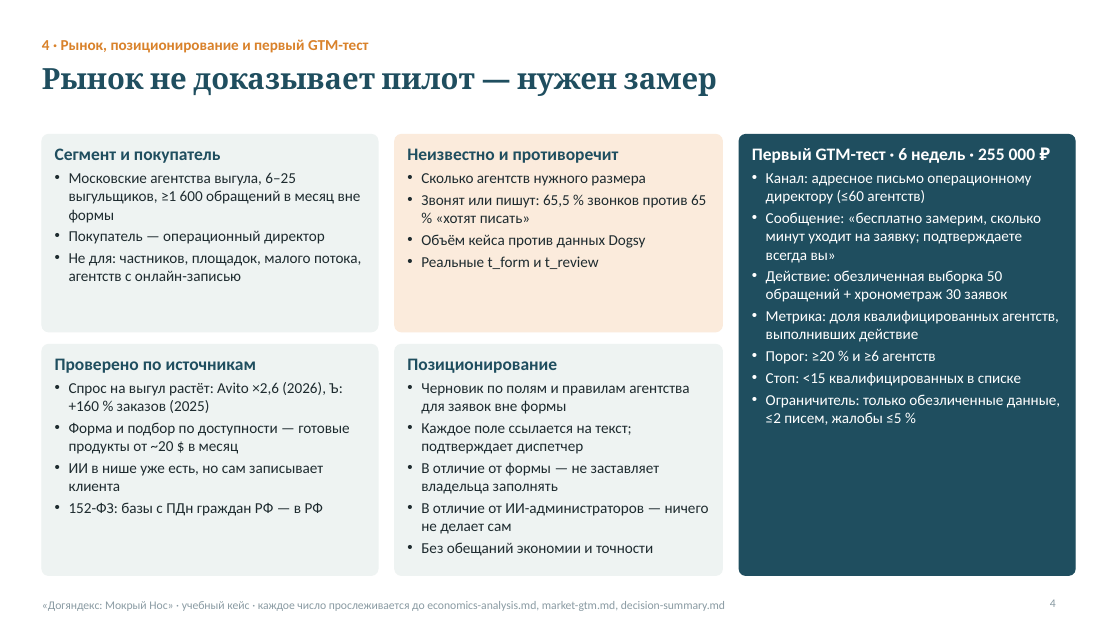
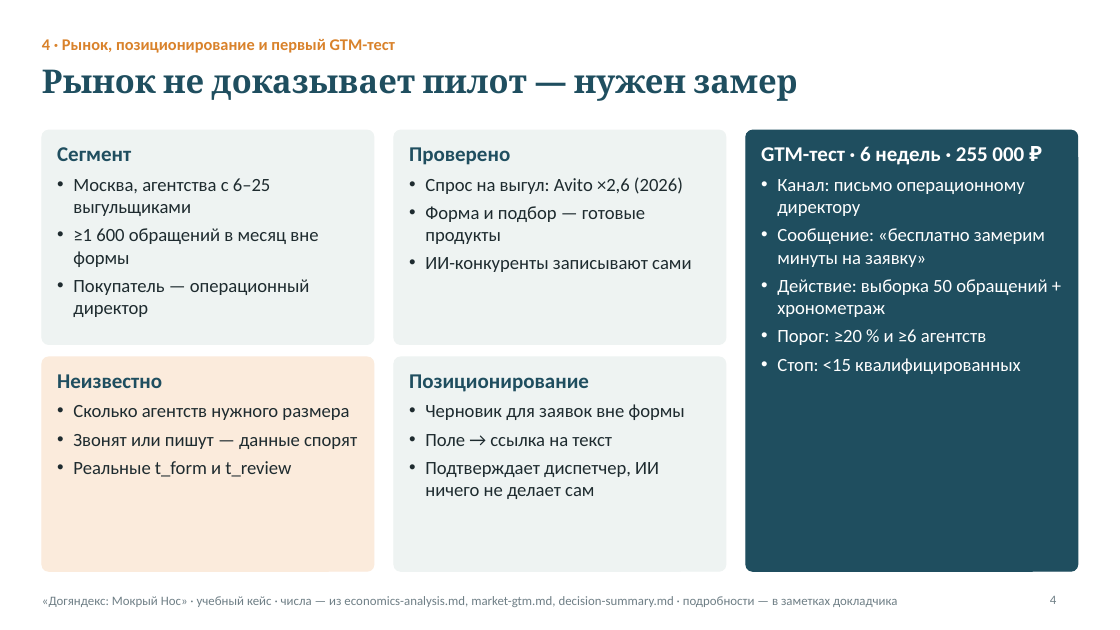
Before and after one commit to gs-hall/ai-tools-for-pdm-4-project, a slide deck: slide 4 of mokry-nos/presentation.pptx. Drawn at 1120x630 pixels with LibreOffice and Linux fonts; fonts in the diff are those of the drawing. Boxes give left, top, right and bottom in pixels: in the first picture for what was removed or moved away, otherwise in the second. Text is boxed around its words. In the diff, an @@ line names an element or a change of style, - is before the commit and + after.

```diff
--- a/mokry-nos/presentation.pptx
+++ b/mokry-nos/presentation.pptx
@@ text "4 · Рынок, позиционирование и ..." at (x1=42, y1=39, x2=395, y2=53): size 13 to 14 pt @@
@@ text "Рынок не доказывает пилот — ..." at (x1=42, y1=69, x2=798, y2=101): size 25 to 28 pt @@
@@ rounded rectangle resized from (x1=42, y1=134, x2=378, y2=332) to (x1=42, y1=130, x2=374, y2=344) @@
@@ text at (x1=57, y1=147, x2=318, y2=267): text changed; size 13 to 16 pt @@
-Сегмент и покупатель
-• Московские агентства выгула, 6–25 выгульщиков, ≥1 600 обращений в месяц вне формы
+Сегмент
+• Москва, агентства с 6–25 выгульщиками
+• ≥1 600 обращений в месяц вне формы
@@ rounded rectangle resized from (x1=42, y1=344, x2=378, y2=576) to (x1=394, y1=130, x2=726, y2=344) @@
@@ text at (x1=409, y1=147, x2=691, y2=272): text changed; size 13 to 16 pt @@
-Проверено по источникам
-• Спрос на выгул растёт: Avito ×2,6 (2026), Ъ: +160 % заказов (2025)
-• Форма и подбор по доступности — готовые продукты от ~20 $ в месяц
-• ИИ в нише уже есть, но сам записывает клиента
-• 152-ФЗ: базы с ПДн граждан РФ — в РФ
+Проверено
+• Спрос на выгул: Avito ×2,6 (2026)
+• Форма и подбор — готовые продукты
+• ИИ-конкуренты записывают сами
@@ rounded rectangle resized from (x1=739, y1=134, x2=1075, y2=576) to (x1=746, y1=130, x2=1078, y2=571) @@
@@ text at (x1=761, y1=146, x2=1047, y2=317): text changed; size 13 to 16 pt @@
-Первый GTM-тест · 6 недель · 255 000 ₽
-• Канал: адресное письмо операционному директору (≤60 агентств)
-• Сообщение: «бесплатно замерим, сколько минут уходит на заявку; подтверждаете всегда вы»
-• Действие: обезличенная выборка 50 обращений + хронометраж 30 заявок
-• Метрика: доля квалифицированных агентств, выполнивших действие
+GTM-тест · 6 недель · 255 000 ₽
+• Канал: письмо операционному директору
+• Сообщение: «бесплатно замерим минуты на заявку»
+• Действие: выборка 50 обращений + хронометраж
@@ text "GTM-тест · 6 недель · ..." moved from (x1=752, y1=148, x2=1060, y2=425) to (x1=761, y1=146, x2=1047, y2=374) @@
@@ text at (x1=69, y1=253, x2=361, y2=281): paragraph removed @@
-• Не для: частников, площадок, малого потока, агентств с онлайн-записью
@@ text at (x1=73, y1=279, x2=310, y2=317): size 13 to 16 pt in "Покупатель — операционный директор"; indent changed; more space between paragraphs @@
@@ text at (x1=777, y1=329, x2=986, y2=345): size 13 to 16 pt in "Порог: ≥20 % и ≥6 агентств"; indent changed; more space between paragraphs @@
@@ proportions changed in 4 elements at (x1=394, y1=357, x2=726, y2=571), (x1=42, y1=130, x2=374, y2=344), (x1=394, y1=130, x2=726, y2=344), (x1=42, y1=357, x2=374, y2=571) @@
@@ rounded rectangle resized from (x1=395, y1=134, x2=723, y2=332) to (x1=42, y1=357, x2=374, y2=571) @@
@@ rounded rectangle resized from (x1=395, y1=344, x2=723, y2=576) to (x1=394, y1=357, x2=726, y2=571) @@
@@ text at (x1=777, y1=358, x2=1021, y2=374): text changed; size 13 to 16 pt @@
-• Стоп: <15 квалифицированных в списке
-• Ограничитель: только обезличенные данные, ≤2 писем, жалобы ≤5 %
+• Стоп: <15 квалифицированных
@@ text at (x1=57, y1=374, x2=162, y2=388): text changed; size 15 to 18 pt @@
-Неизвестно и противоречит
+Неизвестно
@@ text "Неизвестно" moved from (x1=407, y1=148, x2=706, y2=269) to (x1=57, y1=374, x2=357, y2=477) @@
@@ text at (x1=409, y1=374, x2=589, y2=392): size 15 to 18 pt in "Позиционирование"; more space between paragraphs @@
@@ text "Позиционирование" moved from (x1=407, y1=358, x2=709, y2=556) to (x1=409, y1=374, x2=685, y2=499) @@
@@ text at (x1=73, y1=405, x2=349, y2=477): size 13 to 16 pt in "Сколько агентств нужного размера", "Реальные t_form и t_review"; indent changed; more space between paragraphs @@
@@ text at (x1=425, y1=404, x2=685, y2=499): text changed; size 13 to 16 pt @@
-• Черновик по полям и правилам агентства для заявок вне формы
-• Каждое поле ссылается на текст; подтверждает диспетчер
-• В отличие от формы — не заставляет владельца заполнять
-• В отличие от ИИ-администраторов — ничего не делает сам
-• Без обещаний экономии и точности
+• Черновик для заявок вне формы
+• Поле → ссылка на текст
+• Подтверждает диспетчер, ИИ ничего не делает сам
@@ text at (x1=73, y1=434, x2=357, y2=449): text changed; size 13 to 16 pt @@
-• Звонят или пишут: 65,5 % звонков против 65 % «хотят писать»
-• Объём кейса против данных Dogsy
+• Звонят или пишут — данные спорят
@@ text at (x1=42, y1=596, x2=898, y2=607): text changed; size 10 to 11 pt; text colour #8A9BA3 to #6F7F86 @@
-«Догяндекс: Мокрый Нос» · учебный кейс · каждое число прослеживается до economics-analysis.md, market-gtm.md, decision-summary.md
+«Догяндекс: Мокрый Нос» · учебный кейс · числа — из economics-analysis.md, market-gtm.md, decision-summary.md · подробности — в заметках докладчика
@@ page number at (x1=1050, y1=596, x2=1056, y2=604): size 10 to 11 pt, text colour #8A9BA3 to #6F7F86 @@
```
Also in this commit, not shown: 4 other slides changed, 1 other file.
